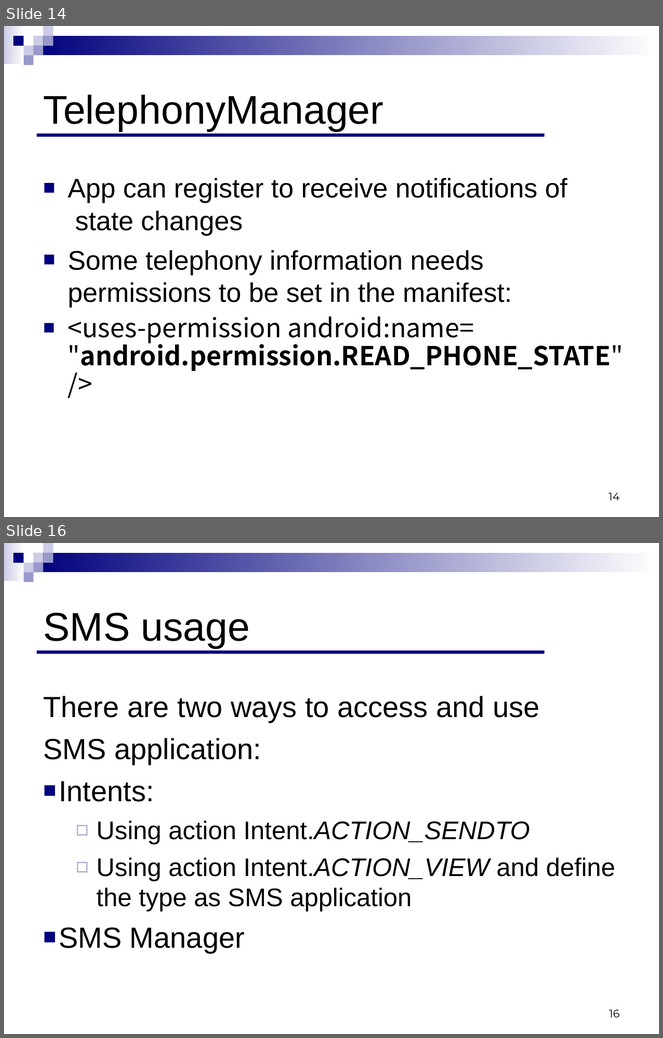
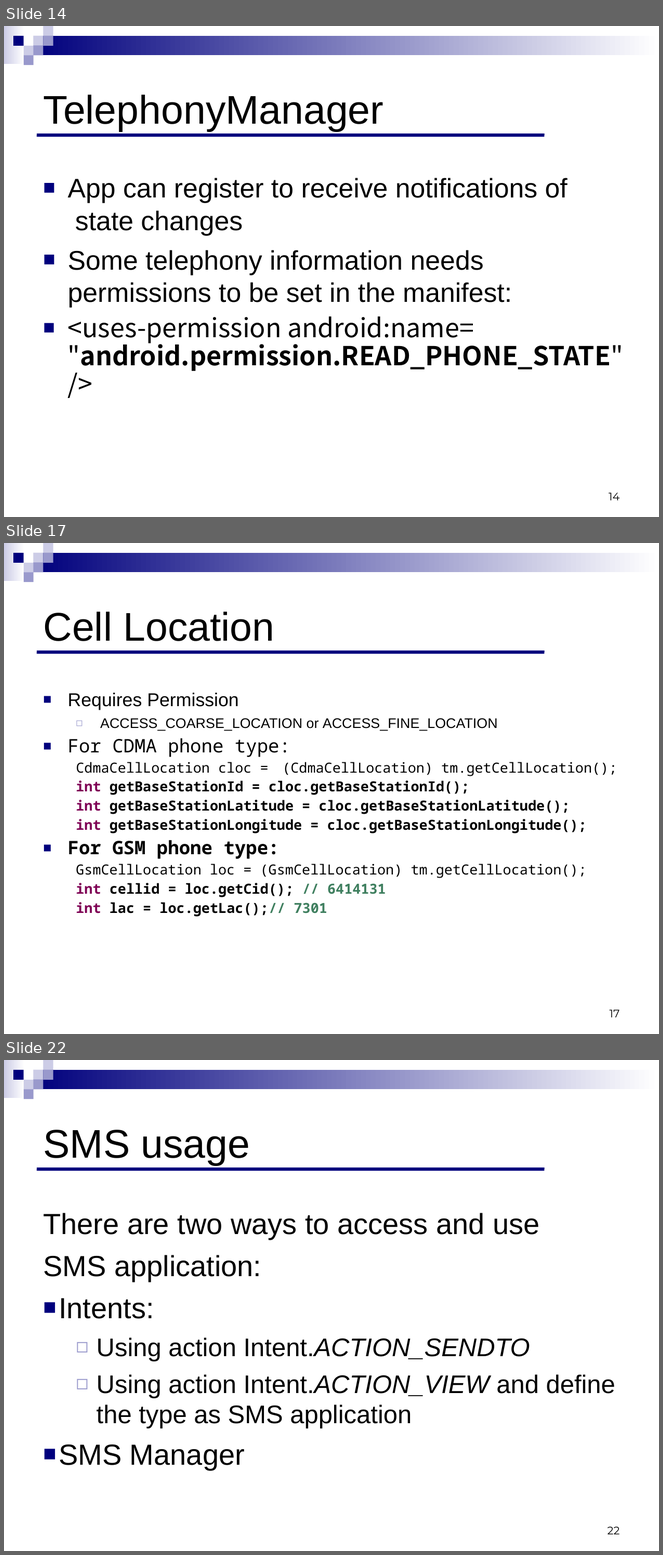
Before and after one commit to ndavidor/SmsTelephony, a slide deck: Telephony&SMS.ppt. Shown one above the other, each under a label of ours: slides 14 and 16 before the commit, slides 14, 17 and 22 after it; the slides between them are not shown. The pictures are 663x1038 and 663x1555 pixels, drawn with LibreOffice and Linux fonts; fonts in the diff are those of the drawing. Boxes give left, top, right and bottom in pixels: in the first picture for what was removed or moved away, otherwise in the second. Text is boxed around its words. In the diff, an @@ line names an element or a change of style, - is before the commit and + after.

```diff
--- a/Telephony&SMS.ppt
+++ b/Telephony&SMS.ppt
@@ slide 17 added at [4, 543, 659, 1034], background #FFFFFF; not listed: 9 template elements that a slide beside it also shows @@
@@ title added at [44, 612, 275, 641], 44 pt, text #000000 @@
+Cell Location
@@ line added from (37, 652) to (545, 652), #00007D 3.49 pt @@
@@ text added at [68, 693, 617, 917], 15.3 pt, text #000000, bold @@
+■ Requires Permission
+  ◻ ACCESS_COARSE_LOCATION or ACCESS_FINE_LOCATION
+■ For CDMA phone type:
+  CdmaCellLocation cloc = (CdmaCellLocation) tm.getCellLocation();
+  int getBaseStationId = cloc.getBaseStationId();
+  int getBaseStationLatitude = cloc.getBaseStationLatitude();
+  int getBaseStationLongitude = cloc.getBaseStationLongitude();
+■ For GSM phone type:
+  GsmCellLocation loc = (GsmCellLocation) tm.getCellLocation();
+  int cellid = loc.getCid(); // 6414131
+  int lac = loc.getLac();// 7301
@@ page number added at [610, 1010, 620, 1018], 12 pt, text #000000 @@
+17
@@ what was slide 16 is now slide 22 @@
@@ page number at [608, 1527, 620, 1535]: text changed @@
-16
+22
```
Also in this commit, not shown: 6 other slides added, 1 slide removed.
